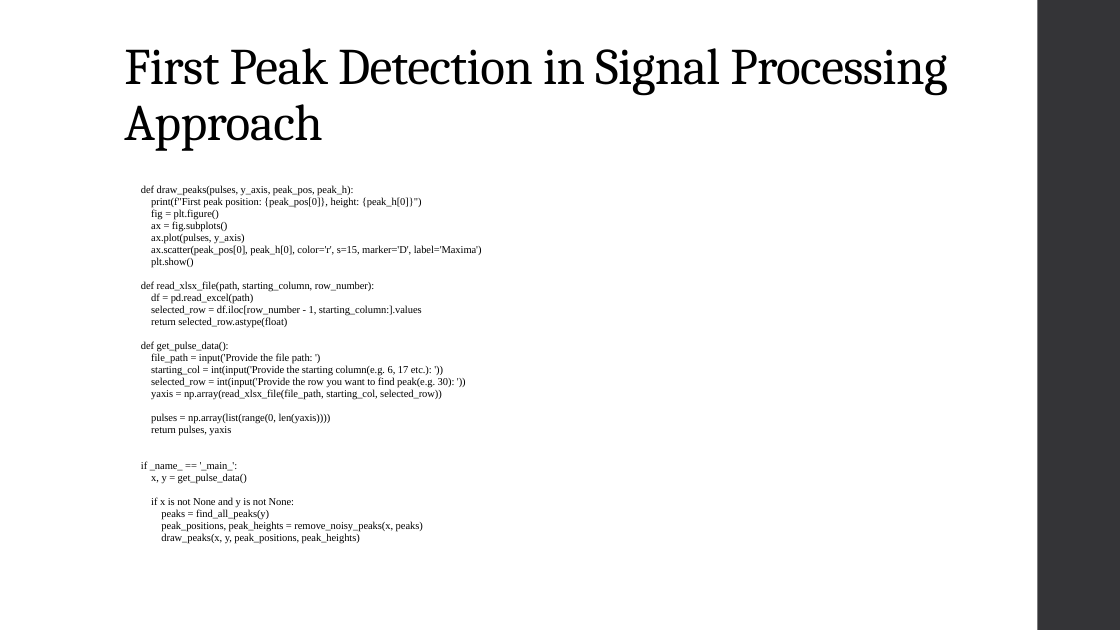
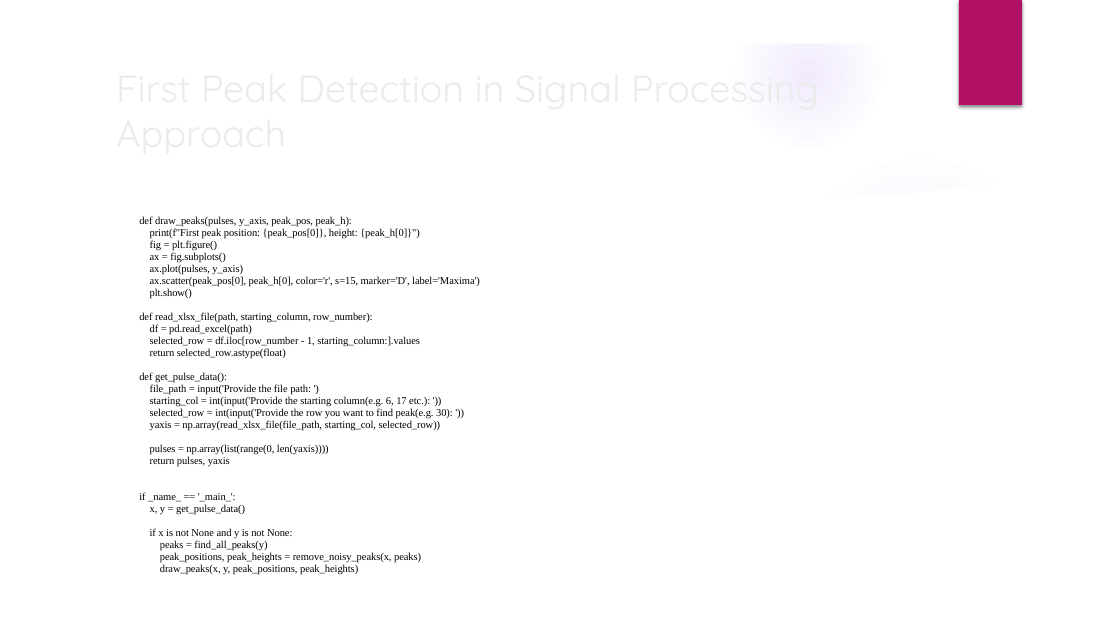
Before and after one commit to touqir105/Computational-Intelligence-First-Peak-Detection, a slide deck: slide 8 of CI_Presentation.pptx. Drawn at 1120x630 pixels with LibreOffice and Linux fonts; fonts in the diff are those of the drawing; background and template pictures are left out. Boxes give left, top, right and bottom in pixels: in the first picture for what was removed or moved away, otherwise in the second. Text is boxed around its words. In the diff, an @@ line names an element or a change of style, - is before the commit and + after.

```diff
--- a/CI_Presentation.pptx
+++ b/CI_Presentation.pptx
@@ group added at [0,0,1120,630]: 4 ellipses, 3 freeform shapes @@
@@ rectangle added at [959,0,1022,105], fill #B31166 @@
@@ rectangle removed at [1038,0,1120,630] @@
@@ title "First Peak Detection in Signal ...": place and size @@
-title "First Peak Detection in Signal ..." at [124,48,947,151]
+title "First Peak Detection in Signal ..." at [150,228,222,239]
@@ title "First Peak Detection in Signal ..." at [150,228,222,239]: size 44 to 32.4 pt, font Cambria to Quicksand, text colour #000000 to #EBEBEB, letter spacing -0.5 to 0 pt; line spacing 0.9 to 1; vertical alignment bottom to middle @@
@@ text "def draw_peaks(pulses, y_axis, peak_pos, peak_h):": place and size @@
-text "def draw_peaks(pulses, y_axis, peak_pos, peak_h):" at [141,185,482,544]
+text "def draw_peaks(pulses, y_axis, peak_pos, peak_h):" at [139,216,480,575]
```
Also in this commit, not shown: 11 other slides changed.
